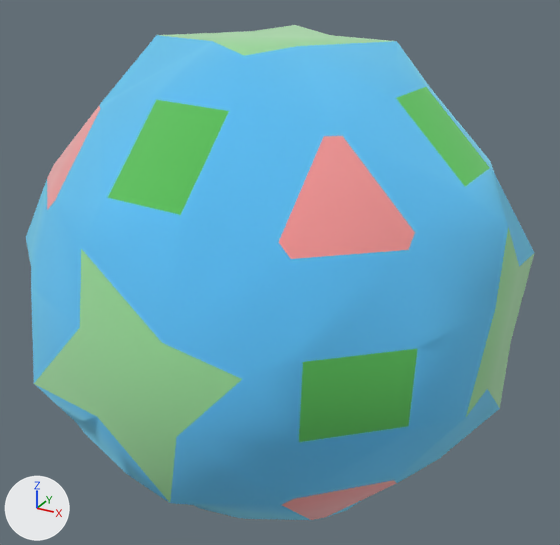
The OBJ model biscribed/vr/outros/BiscribedPropelloTruncatedCuboctahedron.obj: old version first, new version second.
Before and after are seen from a 50 mm lens placed at (1.52, -2.71, 1.38), pointed at (0.02, 0.02, 0.01). The axes (+X, +Y, +Z) are drawn at lower left. The lights are the same throughout. Where no turn or scale is listed for an object, it has been applied to the vertices.

Script lines for the objects in view, before the commit:
```python
me_biscribedpropellotruncatedcuboctahedron = bpy.data.meshes.new('BiscribedPropelloTruncatedCuboctahedron')
me_biscribedpropellotruncatedcuboctahedron.from_pydata(...)  # 192 vertices, 170 faces; spans x -1.0..1.0, y -1.0..1.0, z -1.0..1.0
me_biscribedpropellotruncatedcuboctahedron.polygons.foreach_set('use_smooth', [True] * 170)
# faces by material slot: [6, 8, 12, 144]
me_biscribedpropellotruncatedcuboctahedron.materials.append(mat_cor12)  # green #cbf3cb
me_biscribedpropellotruncatedcuboctahedron.materials.append(mat_cor3)  # pink #ffcbcb
me_biscribedpropellotruncatedcuboctahedron.materials.append(mat_cor2)  # green #95e795
me_biscribedpropellotruncatedcuboctahedron.materials.append(mat_cor1)  # cyan #95e7ff
ob_biscribedpropellotruncatedcuboctahedron = bpy.data.objects.new('BiscribedPropelloTruncatedCuboctahedron', me_biscribedpropellotruncatedcuboctahedron)
ob_biscribedpropellotruncatedcuboctahedron.location = (0.0, 0.0, 0.0)
```
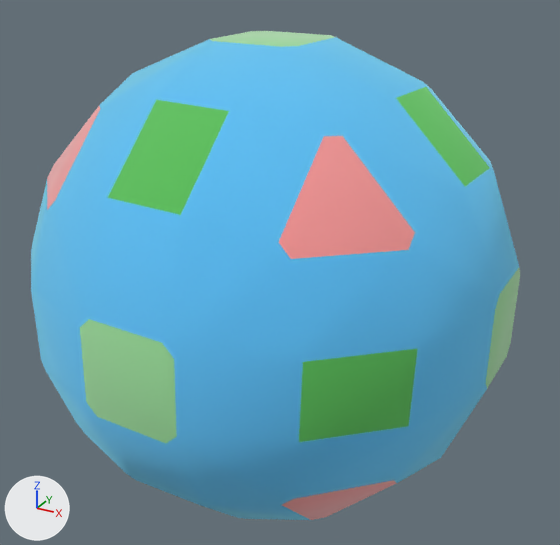
Boxes [x1, y1, x2, y2] around the edits, measured in the pictures (560 x 545 px; the box of a moved part takes in the faces that stretch with it):
```json
{"object": "BiscribedPropelloTruncatedCuboctahedron", "change": "reshaped", "before": [26, 25, 534, 520], "after": [31, 31, 520, 520]}
{"part": 1, "of": "me_biscribedpropellotruncatedcuboctahedron", "change": "moved or reshaped", "before": [162, 259, 303, 451], "after": [162, 259, 303, 451]}
{"part": 2, "of": "me_biscribedpropellotruncatedcuboctahedron", "change": "moved or reshaped", "before": [327, 501, 360, 517], "on screen": "not visible afterwards"}
{"part": 3, "of": "me_biscribedpropellotruncatedcuboctahedron", "change": "moved or reshaped", "before": [299, 41, 429, 98], "after": [299, 37, 426, 98]}
{"part": 4, "of": "me_biscribedpropellotruncatedcuboctahedron", "change": "moved or reshaped", "before": [495, 175, 534, 267], "on screen": "not visible afterwards"}
{"part": 5, "of": "me_biscribedpropellotruncatedcuboctahedron", "change": "moved or reshaped", "before": [55, 198, 189, 342], "after": [55, 198, 189, 343]}
{"part": 6, "of": "me_biscribedpropellotruncatedcuboctahedron", "change": "moved or reshaped", "before": [415, 168, 516, 309], "after": [415, 168, 519, 309]}
{"part": 7, "of": "me_biscribedpropellotruncatedcuboctahedron", "change": "moved or reshaped", "before": [98, 418, 280, 505], "after": [98, 417, 280, 505]}
{"part": 8, "of": "me_biscribedpropellotruncatedcuboctahedron", "change": "moved or reshaped", "before": [442, 389, 500, 456], "on screen": "not visible afterwards"}
{"part": 9, "of": "me_biscribedpropellotruncatedcuboctahedron", "change": "moved or reshaped", "before": [26, 180, 47, 264], "on screen": "not visible afterwards"}
{"part": 10, "of": "me_biscribedpropellotruncatedcuboctahedron", "change": "moved or reshaped", "before": [195, 505, 237, 518], "on screen": "not visible afterwards"}
{"part": 11, "of": "me_biscribedpropellotruncatedcuboctahedron", "change": "moved or reshaped", "before": [152, 41, 324, 136], "after": [152, 41, 324, 136]}
{"part": 12, "of": "me_biscribedpropellotruncatedcuboctahedron", "change": "moved or reshaped", "before": [394, 227, 534, 480], "after": [394, 268, 520, 479]}
{"part": 13, "of": "me_biscribedpropellotruncatedcuboctahedron", "change": "moved or reshaped", "before": [31, 249, 242, 502], "after": [31, 285, 177, 443]}
{"part": 14, "of": "me_biscribedpropellotruncatedcuboctahedron", "change": "moved or reshaped", "before": [101, 25, 391, 104], "after": [101, 31, 334, 104]}
```

Edits to the scene script, one JSON object a line:
```json
{"block": "me_biscribedpropellotruncatedcuboctahedron", "where": "me_biscribedpropellotruncatedcuboctahedron.from_pydata(...)  # 192 vertices, 170 faces; spans x -1.0..1.0, y -1.0..1.0, z -1.0..1.0"}
{"block": "me_biscribedpropellotruncatedcuboctahedron", "where": "# used by ob_biscribedpropellotruncatedcuboctahedron; location = (0.0, 0.0, 0.0)"}
{"block": "me_biscribedpropellotruncatedcuboctahedron", "change": "me_biscribedpropellotruncatedcuboctahedron part 1: the 1 vertex in x 0.45, y -1.0, z 0.14 is moved by (-0.25, 0.0, 0.0)"}
{"block": "me_biscribedpropellotruncatedcuboctahedron", "change": "me_biscribedpropellotruncatedcuboctahedron part 2: the 1 vertex in x 0.45, y -0.14, z -1.0 is moved by (-0.25, 0.0, 0.0)"}
{"block": "me_biscribedpropellotruncatedcuboctahedron", "change": "me_biscribedpropellotruncatedcuboctahedron part 3: the 1 vertex in x 0.45, y 0.14, z 1.0 is moved by (-0.25, 0.0, 0.0)"}
{"block": "me_biscribedpropellotruncatedcuboctahedron", "change": "me_biscribedpropellotruncatedcuboctahedron part 4: the 1 vertex in x 1.0, y 0.45, z 0.14 is moved by (0.0, -0.25, 0.0)"}
{"block": "me_biscribedpropellotruncatedcuboctahedron", "change": "me_biscribedpropellotruncatedcuboctahedron part 5: the 1 vertex in x -0.14, y -1.0, z 0.45 is moved by (0.0, 0.0, -0.25)"}
{"block": "me_biscribedpropellotruncatedcuboctahedron", "change": "me_biscribedpropellotruncatedcuboctahedron part 6: the 1 vertex in x 1.0, y -0.14, z 0.45 is moved by (0.0, 0.0, -0.25)"}
{"block": "me_biscribedpropellotruncatedcuboctahedron", "change": "me_biscribedpropellotruncatedcuboctahedron part 7: the 1 vertex in x 0.14, y -1.0, z -0.45 is moved by (0.0, 0.0, 0.25)"}
{"block": "me_biscribedpropellotruncatedcuboctahedron", "change": "me_biscribedpropellotruncatedcuboctahedron part 8: the 1 vertex in x 1.0, y 0.14, z -0.45 is moved by (0.0, 0.0, 0.25)"}
{"block": "me_biscribedpropellotruncatedcuboctahedron", "change": "me_biscribedpropellotruncatedcuboctahedron part 9: the 1 vertex in x -1.0, y -0.45, z 0.14 is moved by (0.0, 0.25, 0.0)"}
{"block": "me_biscribedpropellotruncatedcuboctahedron", "change": "me_biscribedpropellotruncatedcuboctahedron part 10: the 1 vertex in x -0.14, y -0.45, z -1.0 is moved by (0.0, 0.25, 0.0)"}
{"block": "me_biscribedpropellotruncatedcuboctahedron", "change": "me_biscribedpropellotruncatedcuboctahedron part 11: the 1 vertex in x 0.14, y -0.45, z 1.0 is moved by (0.0, 0.25, 0.0)"}
{"block": "me_biscribedpropellotruncatedcuboctahedron", "change": "me_biscribedpropellotruncatedcuboctahedron part 12: the 1 vertex in x 1.0, y -0.45, z -0.14 is moved by (0.0, 0.25, 0.0)"}
{"block": "me_biscribedpropellotruncatedcuboctahedron", "change": "me_biscribedpropellotruncatedcuboctahedron part 13: the 1 vertex in x -0.45, y -1.0, z -0.14 is moved by (0.25, 0.0, 0.0)"}
{"block": "me_biscribedpropellotruncatedcuboctahedron", "change": "me_biscribedpropellotruncatedcuboctahedron part 14: the 1 vertex in x -0.45, y -0.14, z 1.0 is moved by (0.25, 0.0, 0.0)"}
```
